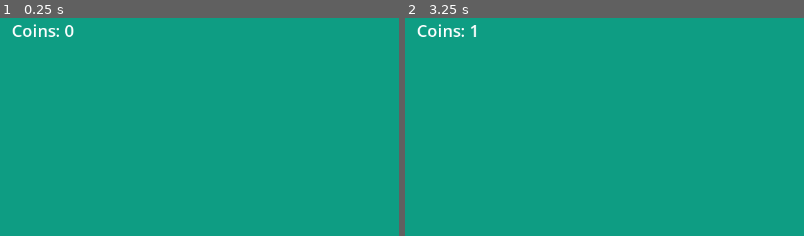
Above: before the commit, frames 1-2 (left to right).
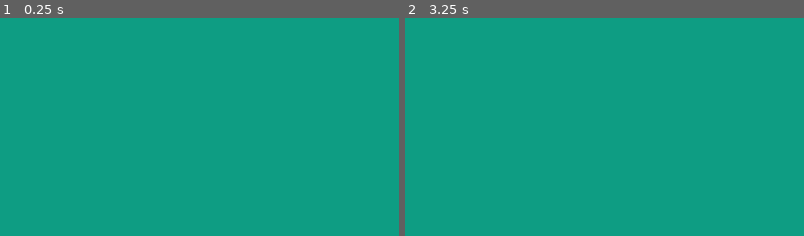
Above: after the commit, the same moments.

Repository: theejackalope/Gamin-the-Jamin
Game: Godot game, scene res://scenes/Alberta(level3)/level3.tscn
Same seed, same stepped clock (60 frames per second), same inputs: the game is played once before the commit and once after it. This scene is started directly instead of the project's main scene.
Inputs:
- Up to frame 1 (0.25 s): no input
- Up to frame 2 (3.25 s): tap Enter (ui_accept) at 0.5, 0.77, 1.52, 3.02 s; hold Right (ui_right) 0.53-2.03 s; hold Left (ui_left) from 2.03 s (still down)
The pictures show only the part of the screen within x 0-50%, y 0-50%; the shares and areas given below are measured in that part.

The runs differ from the first frame. In frame 1, 0.4% of the frame differs, in the area x 3-19%, y 2-9%; in frame 2, 0.3%.
Error after the commit: Invalid assignment of property or key 'text' with value of type 'String' on a base object of type 'null instance'. (res://scripts/player_character.gd:16)

Commit message:
timer implemented

Diff:
--- a/Godot/gamin-the-jamin/scenes/Menus/pause_menu.tscn
+++ b/Godot/gamin-the-jamin/scenes/Menus/pause_menu.tscn
@@ -27,12 +27,12 @@
 offset_bottom = 358.0
 text = "Resume"
 
-[node name="Quit" type="Button" parent="." unique_id=942318643]
+[node name="Main Menu" type="Button" parent="." unique_id=942318643]
 offset_left = 517.0
 offset_top = 377.0
 offset_right = 609.0
 offset_bottom = 408.0
-text = "Quit Game"
+text = "Main Menu"
 
 [connection signal="pressed" from="Resume" to="." method="_on_resume_button_pressed"]
-[connection signal="pressed" from="Quit" to="." method="_on_quit_button_pressed"]
+[connection signal="pressed" from="Main Menu" to="." method="_on_quit_button_pressed"]
--- a/Godot/gamin-the-jamin/scenes/Yukon(level 1)/level1.tscn
+++ b/Godot/gamin-the-jamin/scenes/Yukon(level 1)/level1.tscn
@@ -152,9 +152,12 @@
 format = 2
 layer_0/tile_data = PackedInt32Array(-65527, 131072, 8, -131063, 131072, 8, -65517, 131072, 8, -131053, 131072, 8, -655 …(1937 unchanged characters)…
 
-[node name="CanvasLayer" type="CanvasLayer" parent="." unique_id=466870272]
+[node name="ground" parent="." unique_id=422678836 instance=ExtResource("2_f3aqk")]
+position = Vector2(46, -9)
 
-[node name="Label" type="Label" parent="CanvasLayer" unique_id=733548239]
+[node name="UI" type="CanvasLayer" parent="." unique_id=1586936436]
+
+[node name="Coin Label" type="Label" parent="UI" unique_id=1625063218]
 anchors_preset = -1
 anchor_right = 0.051215276
 anchor_bottom = 0.041666668
@@ -165,8 +168,11 @@
 theme_override_font_sizes/font_size = 24
 metadata/_edit_use_anchors_ = true
 
-[node name="ground" parent="." unique_id=422678836 instance=ExtResource("2_f3aqk")]
-position = Vector2(46, -9)
+[node name="Timer Label" type="Label" parent="UI" unique_id=1824223110]
+offset_left = 1002.0
+offset_top = 20.0
+offset_right = 1112.0
+offset_bottom = 77.0
 
 [node name="sky" parent="." unique_id=2545840 instance=ExtResource("3_in3m1")]
 position = Vector2(-11, 0)
--- a/Godot/gamin-the-jamin/scripts/player_character.gd
+++ b/Godot/gamin-the-jamin/scripts/player_character.gd
@@ -1,5 +1,6 @@
 extends CharacterBody2D
-@onready var coin_label = $"../CanvasLayer/Label"
+@onready var coin_label = $"../UI/Coin Label"
+@onready var timer_label = $"../UI/Timer Label"
 
 const SPEED = 270.0
 const JUMP_VELOCITY = -375.0
@@ -8,13 +9,21 @@
 var pause_menu
 
 var coins: int = 0
+var elapsed_time: float = 0.0
 
 func _ready():
+	process_mode = Node.PROCESS_MODE_ALWAYS
 	coin_label.text = "Coins: 0"
 	pause_menu = pause_menu_scene.instantiate()
 	add_child(pause_menu)
 
 func _process(_delta):
+	# only tick timer when game is not paused
+	if not get_tree().paused:
+		elapsed_time += _delta
+		timer_label.text = format_time(elapsed_time)
+
+	# handle pause toggle
 	if Input.is_action_just_pressed("ui_cancel"):
 		if get_tree().paused:
 			pause_menu.resume()
@@ -31,6 +40,11 @@
 	coins += 2
 	coin_label.text = "Coins: " + str(coins)
 	print("Coins: ", coins)
+
+func format_time(seconds: float) -> String:
+	var mins = int(seconds) / 60
+	var secs = int(seconds) % 60
+	return "%02d:%02d" % [mins, secs]
 
 func _physics_process(delta: float) -> void:
 	# Add the gravity.
Not shown, changed: Obsidian vault for GTJ/Gamin The Jamin/ToDo List.md
